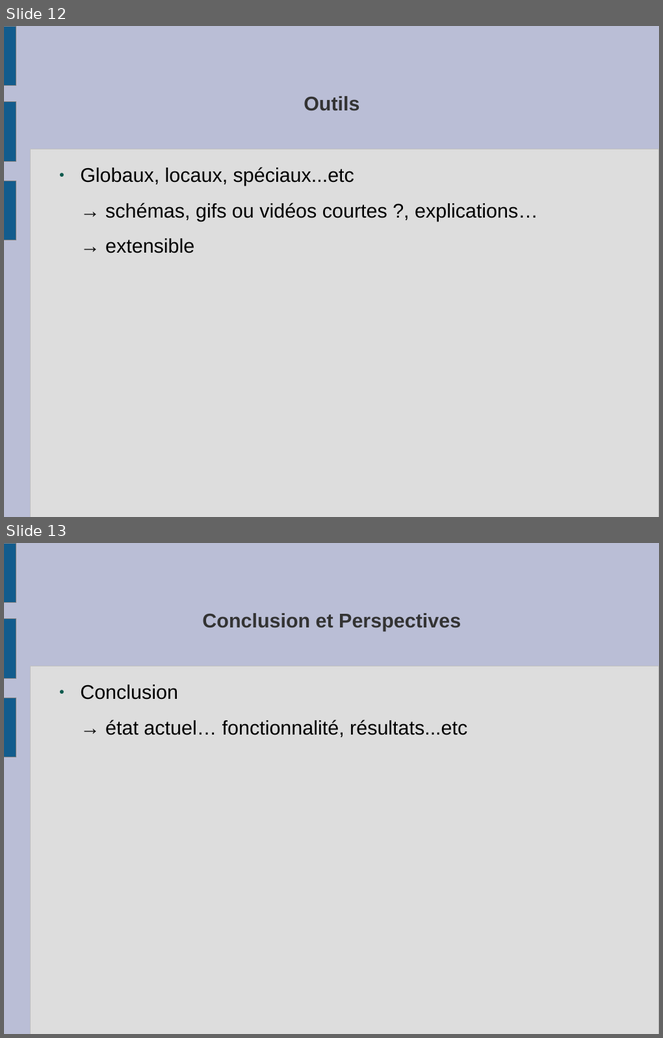
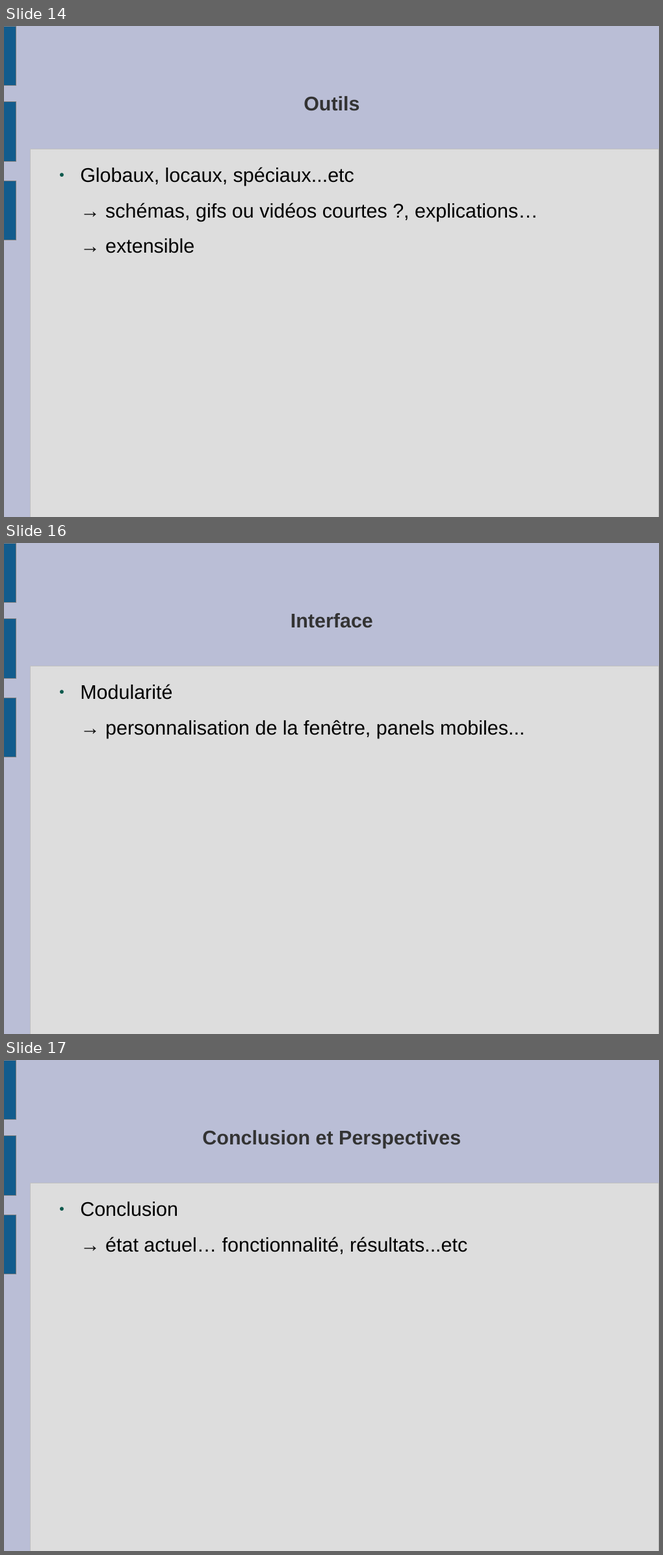
Before and after one commit to slvrgauthier/OpenSculpt, a slide deck: Documentation/Soutenance.odp. Shown one above the other, each under a label of ours: slides 12 and 13 before the commit, slides 14, 16 and 17 after it; the slides between them are not shown. The pictures are 663x1038 and 663x1555 pixels, drawn with LibreOffice and Linux fonts; fonts in the diff are those of the drawing. Boxes give left, top, right and bottom in pixels: in the first picture for what was removed or moved away, otherwise in the second. Text is boxed around its words. In the diff, an @@ line names an element or a change of style, - is before the commit and + after.

```diff
--- a/Documentation/Soutenance.odp
+++ b/Documentation/Soutenance.odp
@@ slide 16 added at (x1=4, y1=543, x2=659, y2=1034), background #BABED6; not listed: 4 template elements that a slide beside it also shows @@
@@ title added at (x1=291, y1=613, x2=373, y2=628), 24 pt, text #333333, bold @@
+Interface
@@ text added at (x1=80, y1=684, x2=525, y2=739), 24 pt, text #000000 @@
+● Modularité
+→ personnalisation de la fenêtre, panels mobiles...
@@ what was slide 12 is now slide 14 @@
@@ what was slide 13 is now slide 17 @@
```
Also in this commit, not shown: 4 other slides added, 1 slide removed, 1 other file.
